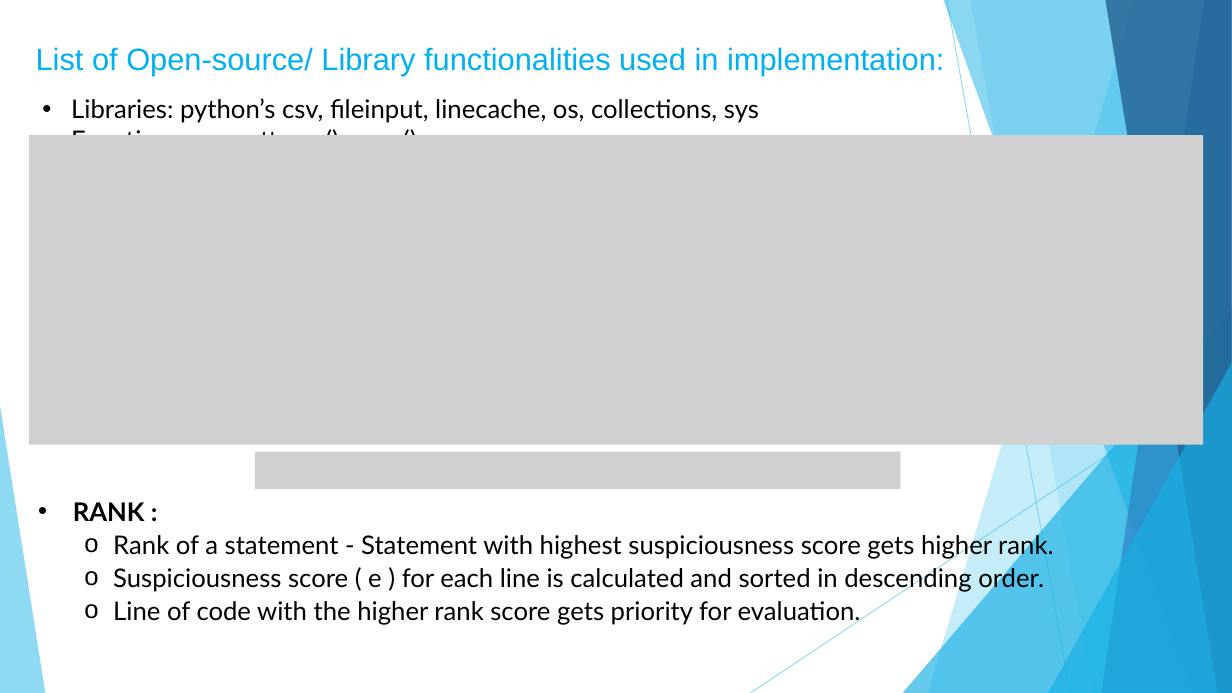
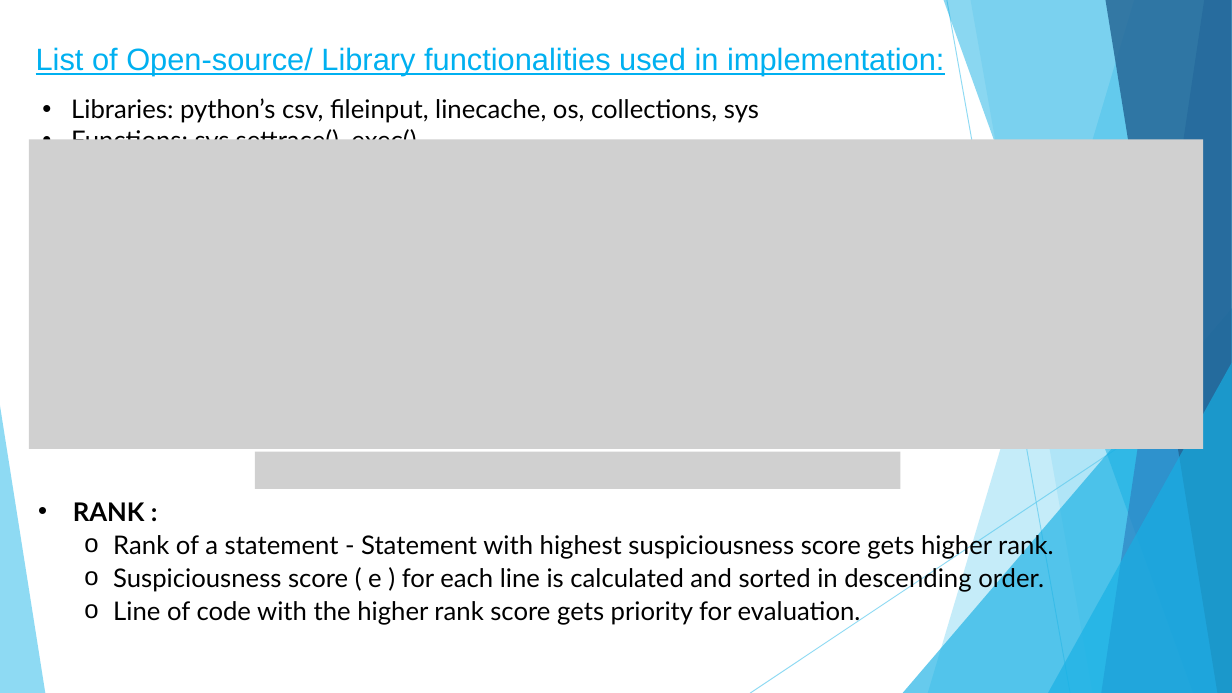
Before and after one commit to Neeraj921721/FYP, a slide deck: slide 6 of Docs/FYP PRESENTATION.pptx (slide 7 before the commit). Drawn at 1232x693 pixels with LibreOffice and Linux fonts; fonts in the diff are those of the drawing; grey boxes stand for pictures. Boxes give left, top, right and bottom in pixels: in the first picture for what was removed or moved away, otherwise in the second. Text is boxed around its words. In the diff, an @@ line names an element or a change of style, - is before the commit and + after.

```diff
--- a/Docs/FYP PRESENTATION.pptx
+++ b/Docs/FYP PRESENTATION.pptx
@@ text "List of Open-source/ Library functionalities ..." at (36,47,944,76): underline on @@
@@ picture: place and size @@
-picture at (29,135,1203,445)
+picture at (29,140,1203,449)
```
Also in this commit, not shown: 17 other slides changed, 2 slides added, 1 slide removed, 2 other files.
